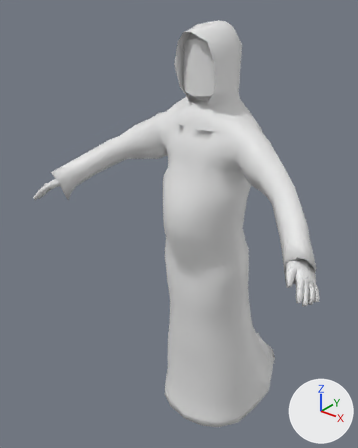
One commit to the Blender file polimi.vpd.eidolon/Assets/Daniele/modelli/drunk.blend: the scene before it, then after it.
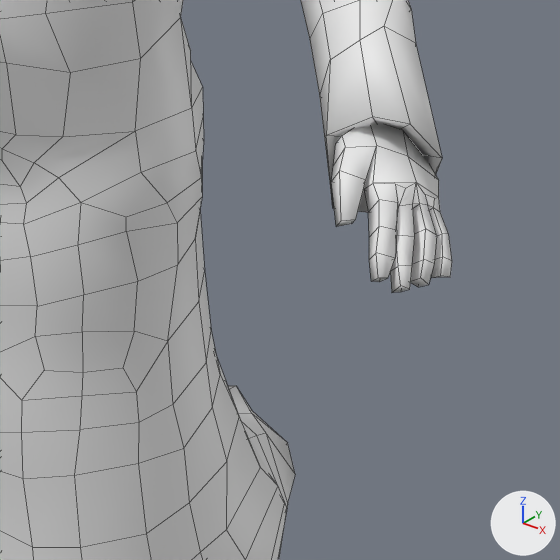
Old and new are each drawn whole from a 50 mm lens placed at (1.443, -2.214, 2.545), pointed at (-0.19, -0.172, 1.279) and again close up on the part from 53% to 98% of the width and 50% to 85% of the height. The axes (+X, +Y, +Z) are drawn at lower right. The lights are the same throughout. The close-ups show mesh edges as thin lines.

In view in the first close-up: 'drunk-highpoly'.
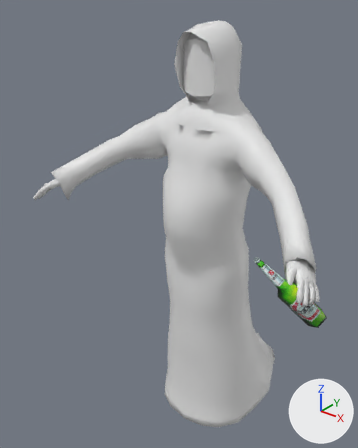
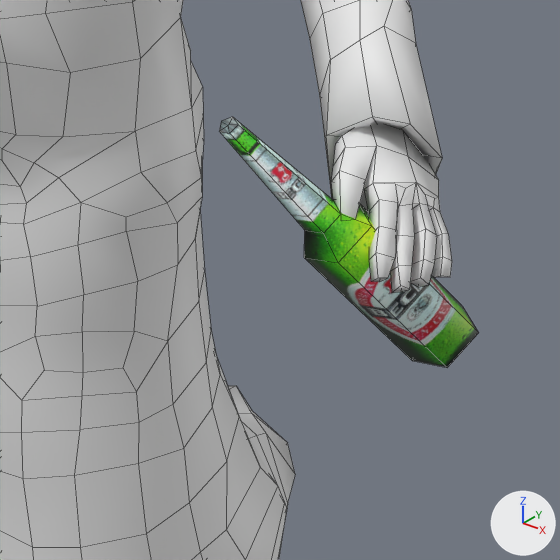
What differs and where, as boxes (x1, y1, x2, y2) in the close-ups (560 x 560 px):
'beer', added: after (219, 117, 479, 368)

The change, as a diff of the scene's bpy script:
```diff
--- a/polimi.vpd.eidolon/Assets/Daniele/modelli/drunk.blend.py
+++ b/polimi.vpd.eidolon/Assets/Daniele/modelli/drunk.blend.py
@@ img_beer_jpg_001 @@
+img_beer_jpg_001 = load_image('beer.jpg.001', 'textures/beer.jpg', 97, 333, 'sRGB')
@@ mat_beer_jpg_001 @@
+mat_beer_jpg_001 = principled_material('beer.jpg.001')
+mat_beer_jpg_001.texture = img_beer_jpg_001
@@ me_circle_017 @@
+me_circle_017.from_pydata(...)  # 26 vertices, 27 faces; spans x -0.039..0.039, y -0.043..0.043, z -0.212..0.212
+me_circle_017.polygons.foreach_set('use_smooth', [True] * 27)
+me_circle_017.materials.append(mat_beer_jpg_001)  # picture img_beer_jpg_001
@@ ob_beer @@
+ob_beer = bpy.data.objects.new('beer', me_circle_017)
+ob_beer.location = (0.755, -0.674, 1.464)
+ob_beer.rotation_euler = (0.727, -0.156, -0.547)  # degrees (42, -8.9, -31)
```
